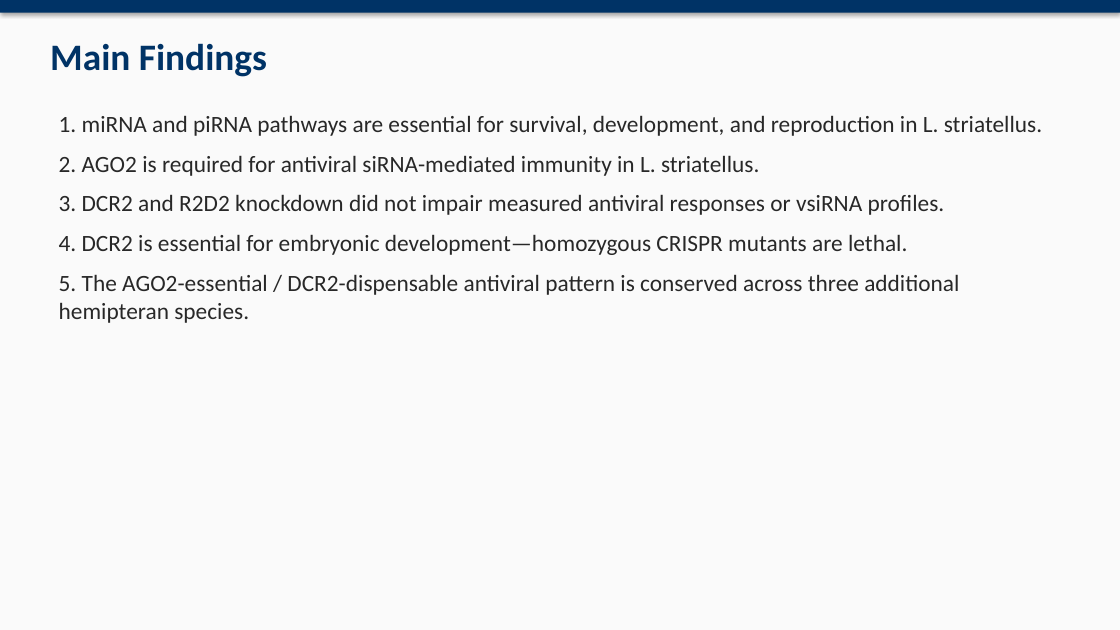
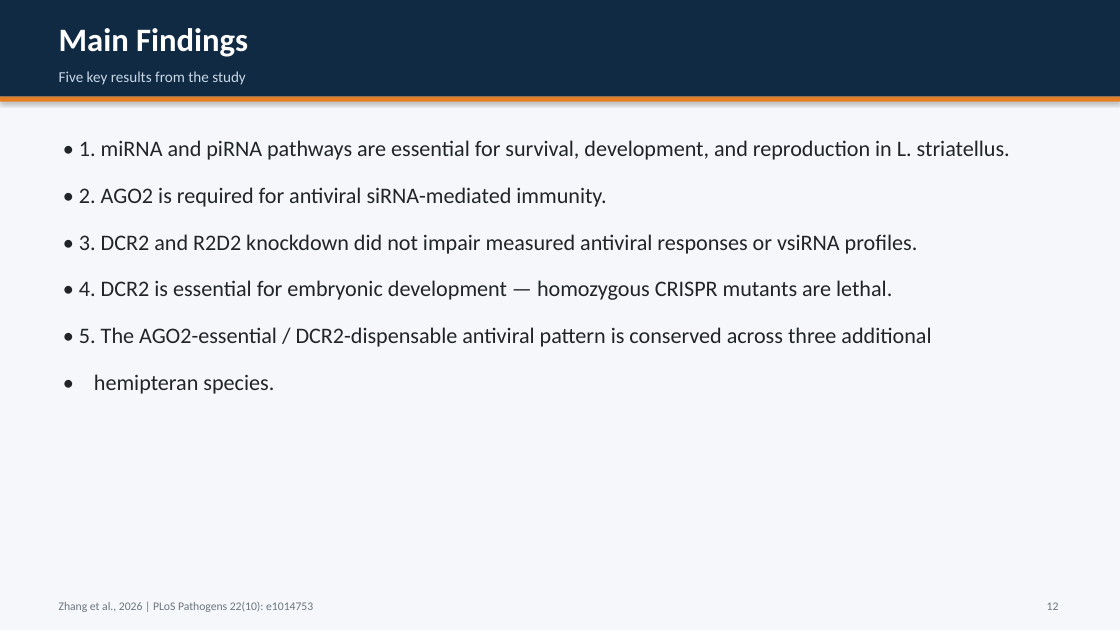
Before and after one commit to David-Mwania/Mwania-Project, a slide deck: slide 12 of Mwania Project/RNAi_Hemiptera_Presentation.pptx. Drawn at 1120x630 pixels with LibreOffice and Linux fonts; fonts in the diff are those of the drawing. Boxes give left, top, right and bottom in pixels: in the first picture for what was removed or moved away, otherwise in the second. Text is boxed around its words. In the diff, an @@ line names an element or a change of style, - is before the commit and + after.

Commit message:
Rebuild presentation with clean layout and properly cropped figures

```diff
--- a/Mwania Project/RNAi_Hemiptera_Presentation.pptx
+++ b/Mwania Project/RNAi_Hemiptera_Presentation.pptx
@@ rectangle at (0, 0, 1120, 630): fill #FAFAFA to #F5F7FA @@
@@ rectangle: place and size @@
-rectangle at (0, 0, 1120, 13)
+rectangle at (0, 0, 1120, 97)
@@ rectangle at (0, 0, 1120, 97): fill #003366 to #102A43; shadow off @@
@@ text "Main Findings": place and size @@
-text "Main Findings" at (50, 43, 267, 77)
+text "Main Findings" at (59, 28, 248, 57)
@@ text "Main Findings" at (59, 28, 248, 57): size 32 to 28 pt, text colour #003366 to #FFFFFF @@
@@ text added at (59, 71, 246, 85), 13 pt, text #C8D7E6 @@
+Five key results from the study
@@ rectangle added at (0, 97, 1120, 102), fill #E67E22 @@
@@ text at (79, 140, 1010, 394): text changed; size 20 to 19 pt; text colour #282828 to #212529 @@
-1. miRNA and piRNA pathways are essential for survival, development, and reproduction in L. striatellus.
-2. AGO2 is required for antiviral siRNA-mediated immunity in L. striatellus.
-3. DCR2 and R2D2 knockdown did not impair measured antiviral responses or vsiRNA profiles.
-4. DCR2 is essential for embryonic development—homozygous CRISPR mutants are lethal.
-5. The AGO2-essential / DCR2-dispensable antiviral pattern is conserved across three additional hemipteran species.
+• 1. miRNA and piRNA pathways are essential for survival, development, and reproduction in L. striatellus.
+• 2. AGO2 is required for antiviral siRNA-mediated immunity.
+• 3. DCR2 and R2D2 knockdown did not impair measured antiviral responses or vsiRNA profiles.
+• 4. DCR2 is essential for embryonic development — homozygous CRISPR mutants are lethal.
+• 5. The AGO2-essential / DCR2-dispensable antiviral pattern is conserved across three additional
+• hemipteran species.
@@ text added at (59, 602, 313, 612), 10 pt, text #6C757D @@
+Zhang et al., 2026 | PLoS Pathogens 22(10): e1014753
@@ text added at (1047, 602, 1059, 610), 10 pt, text #6C757D @@
+12
```
Also in this commit, not shown: 15 other slides changed, 1 other file.
